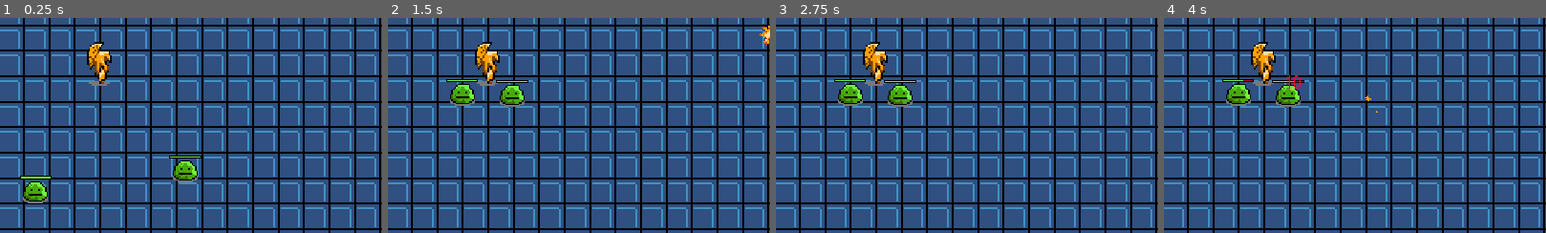
Above: before the commit, frames 1-4 (left to right).
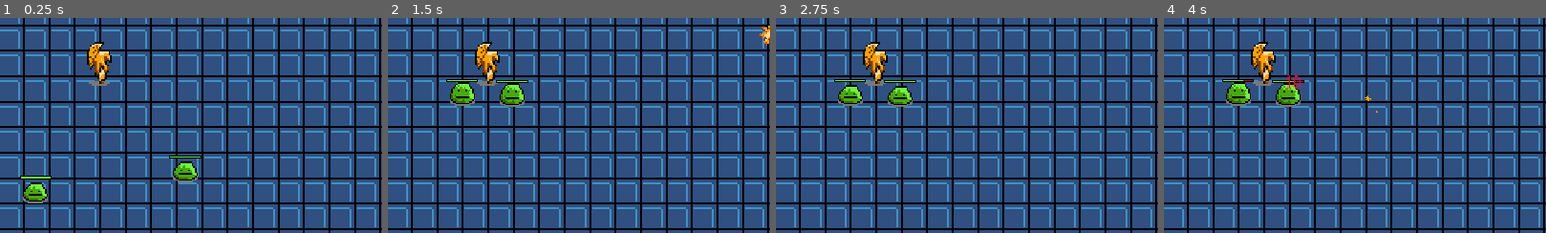
Above: after the commit, the same moments.

Repository: jonathanlin0/Theseus
Game: Godot game, scene res://Levels/Endless_Mode.tscn
Two runs of this game, one before a commit and one after it. Both use one fixed random seed, a clock stepped at 60 frames per second and the inputs below. Sound files missing from this copy of the repository are replaced by a short silence.
Inputs (mouse positions are % of the whole screen's width and height, from its top left):
- Up to frame 1 (0.25 s): no input
- Up to frame 2 (1.5 s): tap Enter at 0.5 s; move the mouse to (72, 45) at 0.52 s; hold Up (ui_up) 0.53-1.28 s; click (72, 45) at 0.6 s; tap Keypad Enter (ui_accept) at 0.77 s; move the mouse to (30, 55) at 1.27 s; tap Shift at 1.35 s
- Up to frame 3 (2.75 s): tap Keypad Enter (ui_accept) at 1.52, 2 s; move the mouse to (60, 28) at 2.02 s; hold Up (ui_up) from 2.03 s (still down); click (60, 28) at 2.1 s
- Up to frame 4 (4 s): move the mouse to (45, 70) at 2.77 s; tap Shift at 2.85 s; click (45, 70) at 2.92 s; tap Keypad Enter (ui_accept) at 3.02, 3.77 s; move the mouse to (80, 65) at 3.52 s; release Up (ui_up) at 3.53 s; click (80, 65) at 3.6 s
The pictures show only the part of the screen within x 37-87%, y 40-90%; the shares and areas given below are measured in that part.

The runs differ from the first frame. In frame 1, 0.3% of the frame differs, in the area x 6-52%, y 66-84%; in frame 2, 0.2%; in frame 3, 0.3%; in frame 4, 0.2%.

Commit message:
File restructuring

Diff:
--- a/Theseus/Enemies/Enemy_Abstract_Class.tscn
+++ b/Theseus/Enemies/Enemy_Abstract_Class.tscn
@@ -1,6 +1,6 @@
 [gd_scene load_steps=3 format=2]
 
-[ext_resource path="res://Enemy_Code_Block.gd" type="Script" id=1]
+[ext_resource path="res://Enemies/Enemy_Abstract_Class.gd" type="Script" id=1]
 [ext_resource path="res://Sound Effects/Hit 1.mp3" type="AudioStream" id=2]
 
 [node name="Enemy_Abstract_Class" type="Position2D"]
--- a/Theseus/Enemies/Slime/Small_Slime.tscn
+++ b/Theseus/Enemies/Slime/Small_Slime.tscn
@@ -92,7 +92,6 @@
 material = SubResource( 17 )
 frames = SubResource( 15 )
 animation = "idle"
-frame = 3
 playing = true
 
 [node name="CollisionShape2D" type="CollisionShape2D" parent="."]
Renamed: Theseus/Enemy_Code_Block.gd -> Theseus/Enemies/Enemy_Abstract_Class.gd
